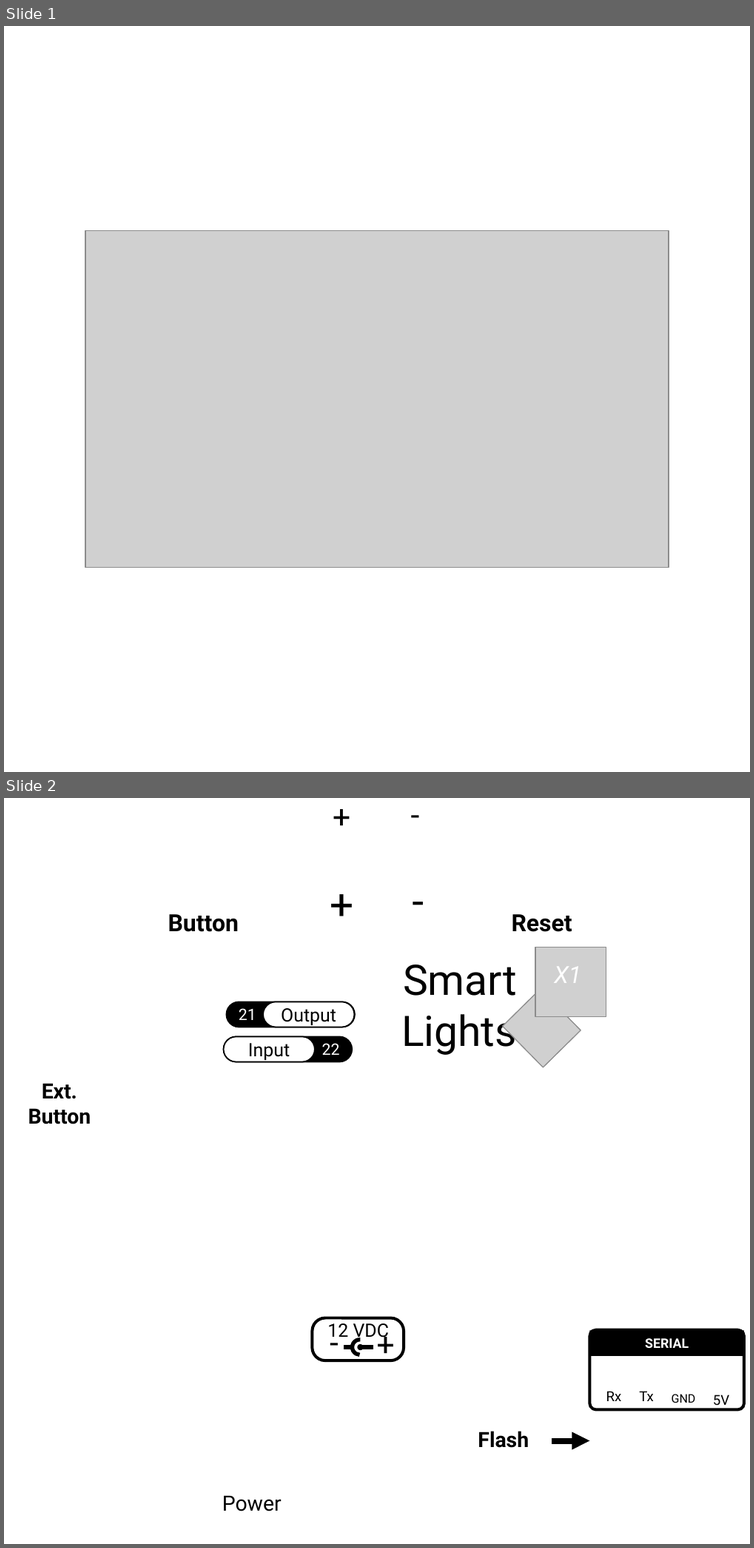
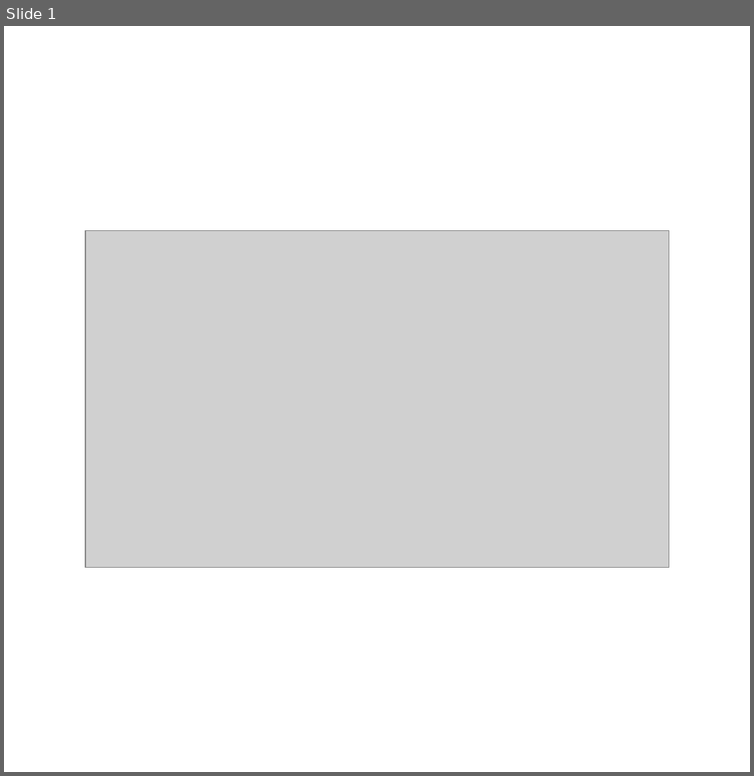
Before and after one commit to JGAguado/Smart_Lights, a slide deck: Documentation/Silkscreen/Design.pptx. Shown one above the other, each under a label of ours: slides 1 and 2 before the commit, slide 1 after it. The pictures are 754x1548 and 754x776 pixels, drawn with LibreOffice and Linux fonts; fonts in the diff are those of the drawing; grey boxes stand for pictures; background and template pictures are left out. Boxes give left, top, right and bottom in pixels: in the first picture for what was removed or moved away, otherwise in the second. Text is boxed around its words. In the diff, an @@ line names an element or a change of style, - is before the commit and + after.

```diff
--- a/Documentation/Silkscreen/Design.pptx
+++ b/Documentation/Silkscreen/Design.pptx
@@ slide 2 removed at (x1=4, y1=798, x2=750, y2=1544), background picture (left out) @@
@@ text removed at (x1=328, y1=798, x2=361, y2=843) @@
-+
@@ text removed at (x1=398, y1=798, x2=430, y2=843) @@
--
@@ text removed at (x1=331, y1=878, x2=363, y2=939) @@
-+
@@ text removed at (x1=401, y1=876, x2=433, y2=937) @@
--
@@ text removed at (x1=168, y1=914, x2=239, y2=932) @@
-Button
@@ text removed at (x1=512, y1=914, x2=572, y2=932) @@
-Reset
@@ picture removed at (x1=536, y1=947, x2=607, y2=1017) @@
@@ text removed at (x1=401, y1=964, x2=517, y2=1055) @@
-Smart Lights
@@ text removed at (x1=554, y1=967, x2=581, y2=983) @@
-X1
@@ picture removed at (x1=503, y1=989, x2=581, y2=1067) @@
@@ rounded rectangle removed at (x1=227, y1=1002, x2=356, y2=1027) @@
@@ text removed at (x1=239, y1=1008, x2=256, y2=1020) @@
-21
@@ rounded rectangle removed at (x1=263, y1=1002, x2=354, y2=1027) @@
-Output
@@ rounded rectangle removed at (x1=224, y1=1037, x2=353, y2=1062) @@
@@ rounded rectangle removed at (x1=224, y1=1037, x2=315, y2=1062) @@
-Input
@@ text removed at (x1=322, y1=1043, x2=340, y2=1055) @@
-22
@@ text removed at (x1=28, y1=1083, x2=91, y2=1124) @@
-Ext.
-Button
@@ group removed at (x1=312, y1=1318, x2=404, y2=1371): 3 texts, 2 lines, 1 rounded rectangle, 1 arc (boxed as its full ellipse), 1 ellipse @@
-12 VDC
--
-+
@@ rounded rectangle removed at (x1=590, y1=1330, x2=744, y2=1409) @@
@@ rectangle removed at (x1=590, y1=1331, x2=744, y2=1356) @@
-SERIAL
@@ group removed at (x1=606, y1=1391, x2=729, y2=1409): 4 texts @@
-5V
-GND
-Tx
-Rx
@@ text removed at (x1=478, y1=1431, x2=529, y2=1448) @@
-Flash
@@ arrow removed from (552, 1440) to (590, 1440) @@
@@ text removed at (x1=222, y1=1495, x2=282, y2=1511) @@
-Power
```
Also in this commit, not shown: 3 slides added, 2 other slides removed, 2 other files.
